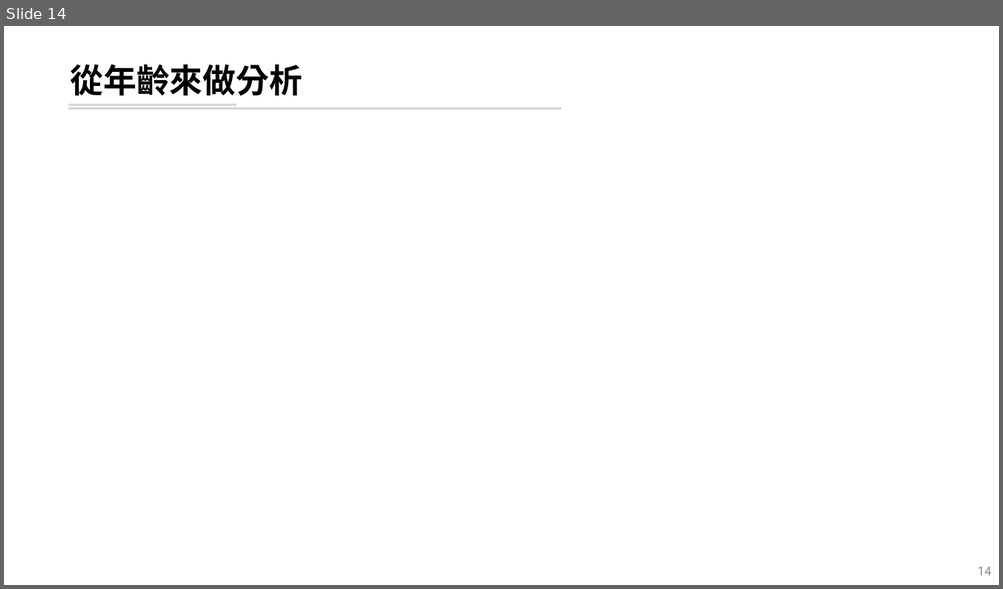
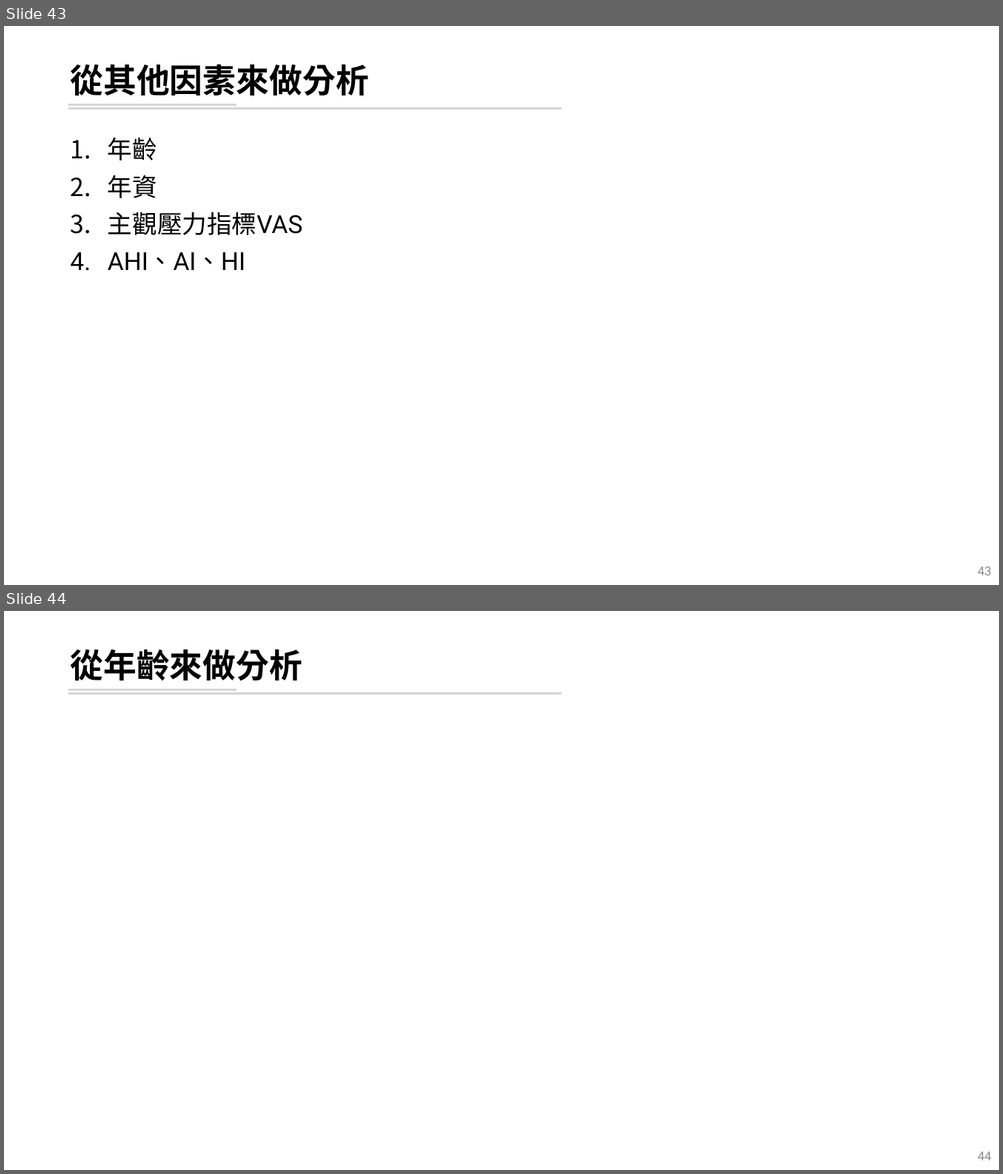
Before and after one commit to leooel97895750/REM_DataMining, a slide deck: 輪班工人暴露噪音下REM片斷化分析.pptx. Shown one above the other, each under a label of ours: slide 14 before the commit, slides 43 and 44 after it. The pictures are 1003x589 and 1003x1174 pixels, drawn with LibreOffice and Linux fonts; fonts in the diff are those of the drawing. Boxes give left, top, right and bottom in pixels: in the first picture for what was removed or moved away, otherwise in the second. Text is boxed around its words. In the diff, an @@ line names an element or a change of style, - is before the commit and + after.

```diff
--- a/輪班工人暴露噪音下REM片斷化分析.pptx
+++ b/輪班工人暴露噪音下REM片斷化分析.pptx
@@ slide 43 added at (4, 26, 999, 585), background #FFFFFF; not listed: 2 template elements that a slide beside it also shows @@
@@ title added at (70, 64, 368, 96), 32 pt, text #000000, bold @@
+從其他因素來做分析
@@ text added at (108, 137, 303, 270), 24 pt, text #000000 @@
+1. 年齡
+2. 年資
+3. 主觀壓力指標VAS
+4. AHI、AI、HI
@@ page number added at (977, 567, 991, 576), 12 pt, text #8C8C8C @@
+43
@@ what was slide 14 is now slide 44 @@
@@ page number at (977, 1152, 991, 1161): text changed @@
-14
+44
```
Also in this commit, not shown: 6 slides changed, 29 other slides added, 3 other files.
